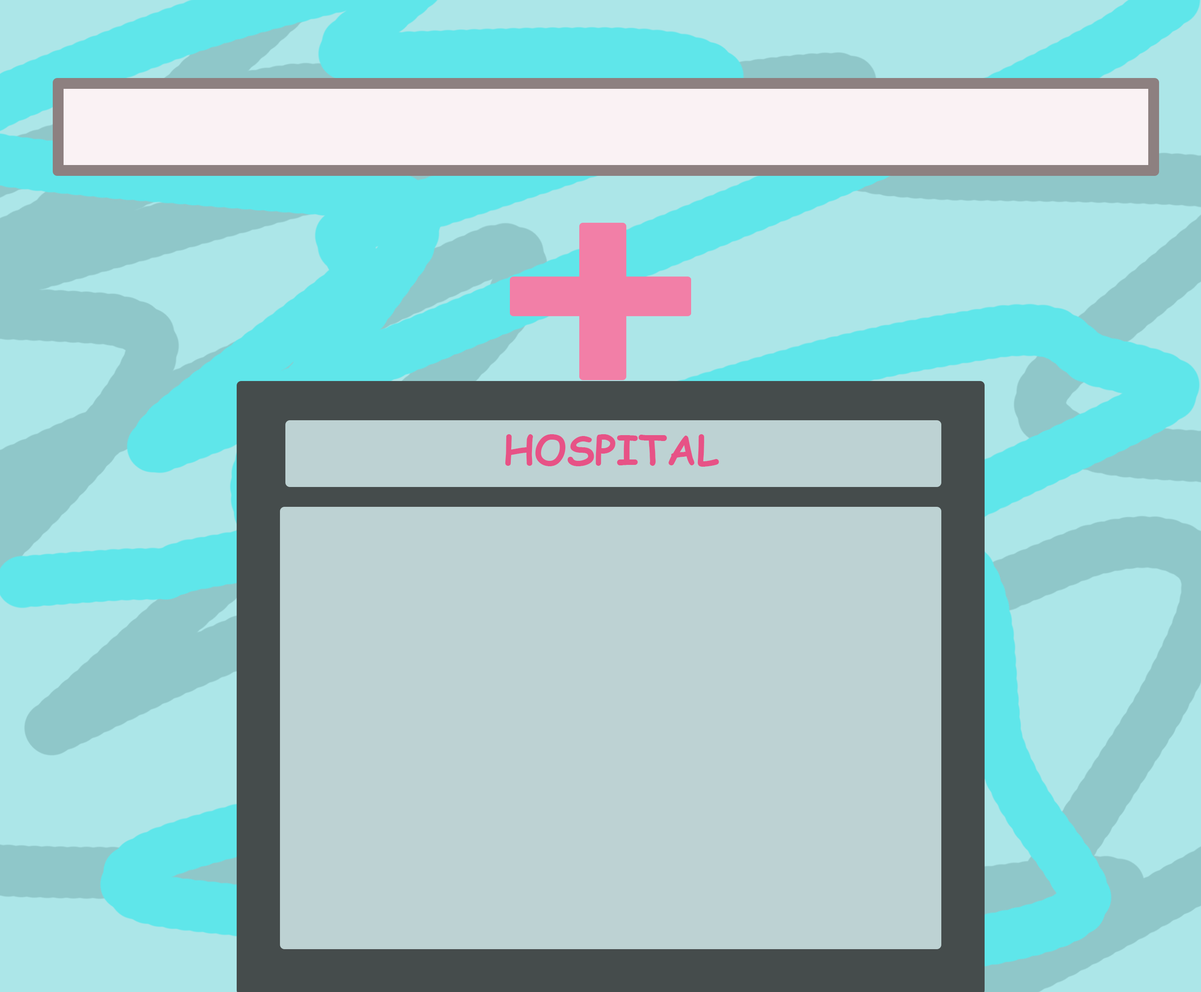
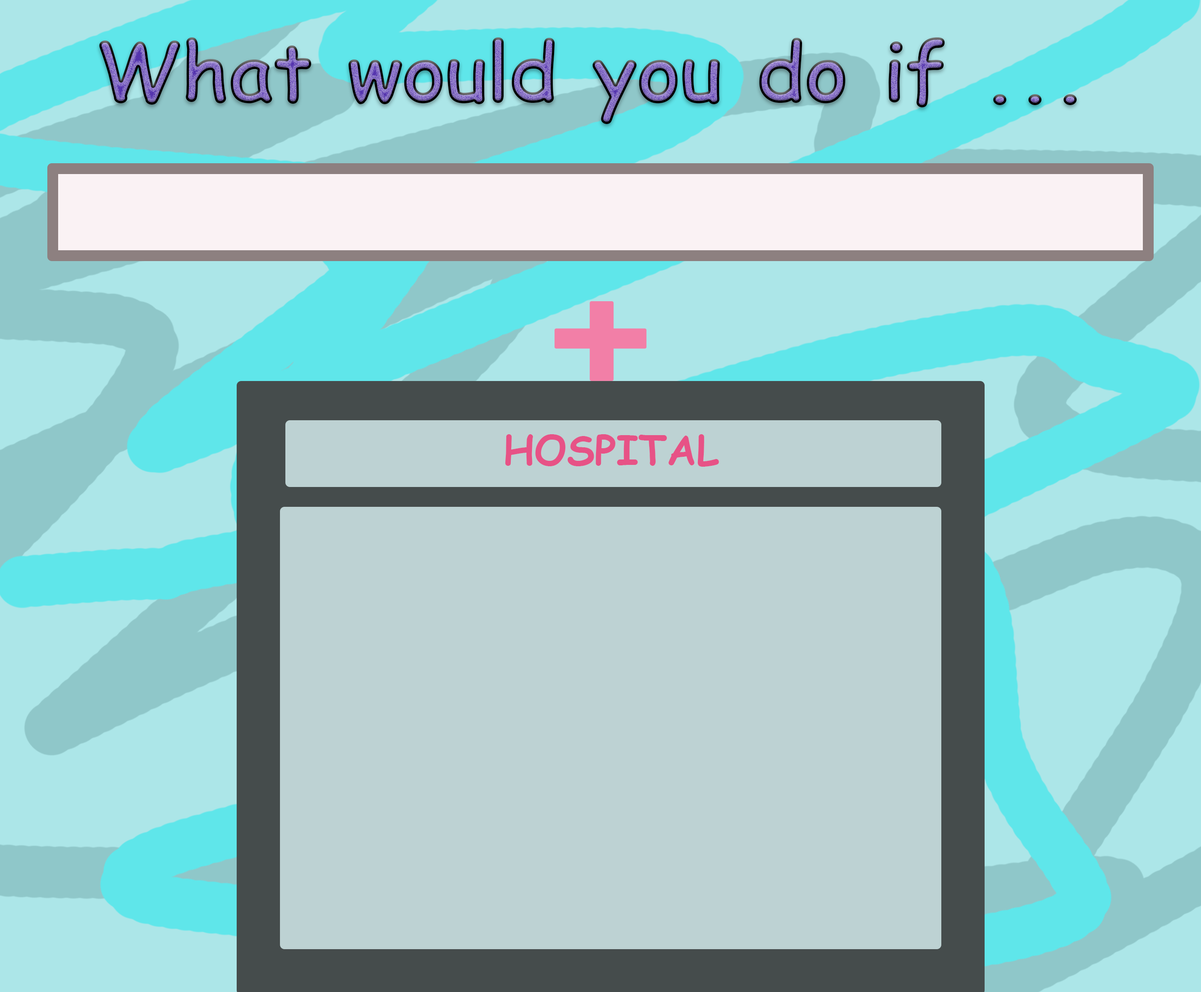
Layer changes from the first 1201 × 992 image to the second:
added layer "What would you do if ..." above "Rounded Rectangle 5" over <box>99,37,1078,124</box>
painted on "Rounded Rectangle 5" over <box>47,77,1160,262</box>
painted on "cross" over <box>509,222,692,381</box>
